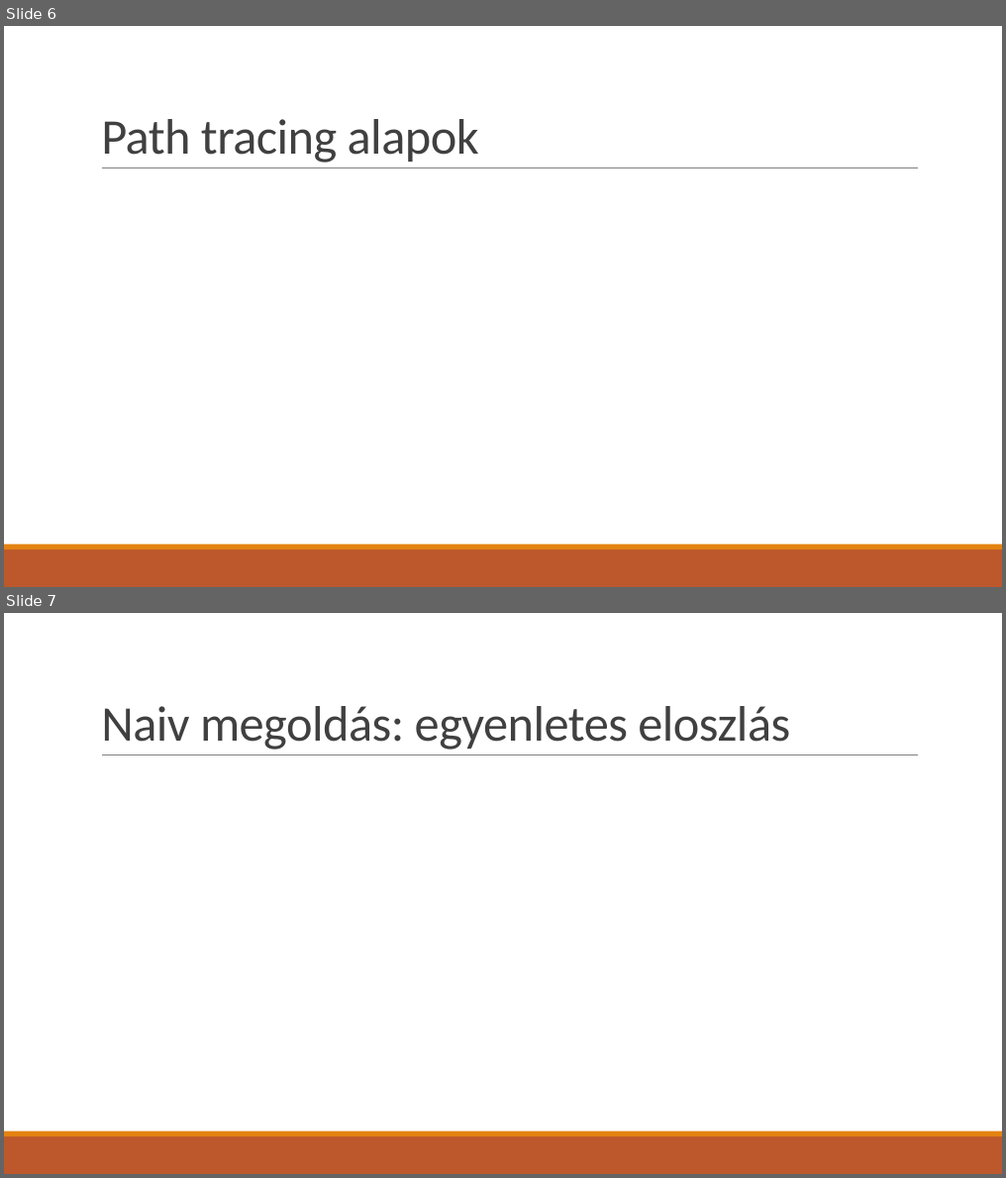
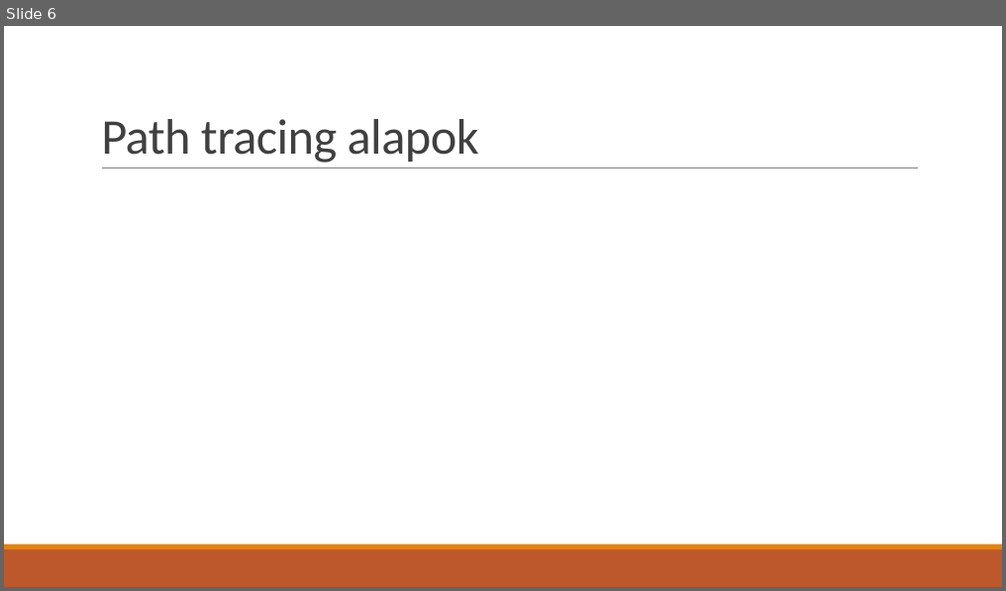
Before and after one commit to asylum2010/Asylum-s-ELTE-Exercises, a slide deck: PBR_EA_02.pptx. Shown one above the other, each under a label of ours: slides 6 and 7 before the commit, slide 6 after it. The pictures are 1006x1178 and 1006x591 pixels, drawn with LibreOffice and Linux fonts; fonts in the diff are those of the drawing; grey boxes stand for pictures. Boxes give left, top, right and bottom in pixels: in the first picture for what was removed or moved away, otherwise in the second. Text is boxed around its words. In the diff, an @@ line names an element or a change of style, - is before the commit and + after.

```diff
--- a/PBR_EA_02.pptx
+++ b/PBR_EA_02.pptx
@@ slide 7 removed at bbox=[4, 613, 1002, 1174], background #FFFFFF; not listed: 3 template elements that a slide beside it also shows @@
@@ title removed at bbox=[101, 706, 790, 750] @@
-Naiv megoldás: egyenletes eloszlás
```
Also in this commit, not shown: 1 slide changed, 3 slides added.
